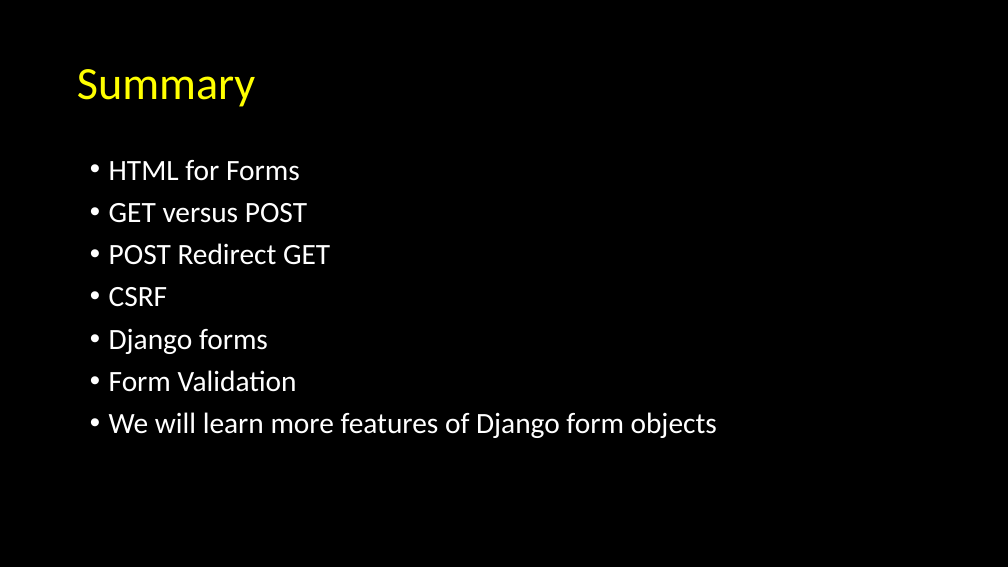
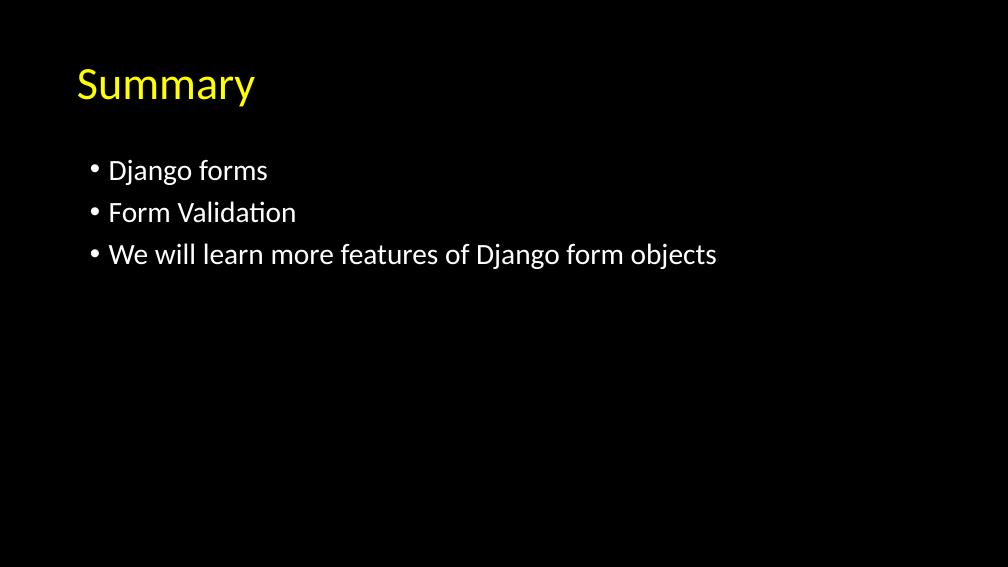
Before and after one commit to csev/dj4e, a slide deck: slide 22 of lectures/DJ-11-Forms-Django.pptx. Drawn at 1008x567 pixels with LibreOffice and Linux fonts; fonts in the diff are those of the drawing. Boxes give left, top, right and bottom in pixels: in the first picture for what was removed or moved away, otherwise in the second. Text is boxed around its words. In the diff, an @@ line names an element or a change of style, - is before the commit and + after.

```diff
--- a/lectures/DJ-11-Forms-Django.pptx
+++ b/lectures/DJ-11-Forms-Django.pptx
@@ text at [109,160,330,307]: paragraphs removed @@
-• HTML for Forms
-• GET versus POST
-• POST Redirect GET
-• CSRF
```
Also in this commit, not shown: 1 other file.
